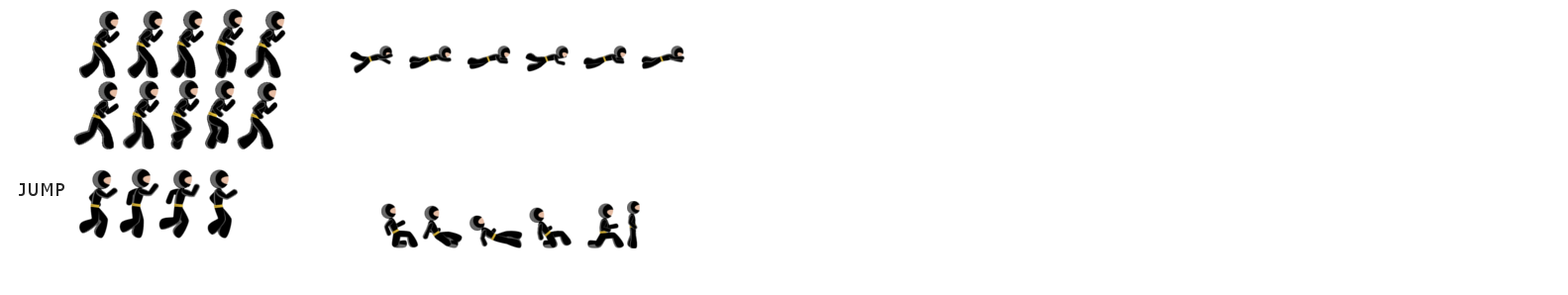
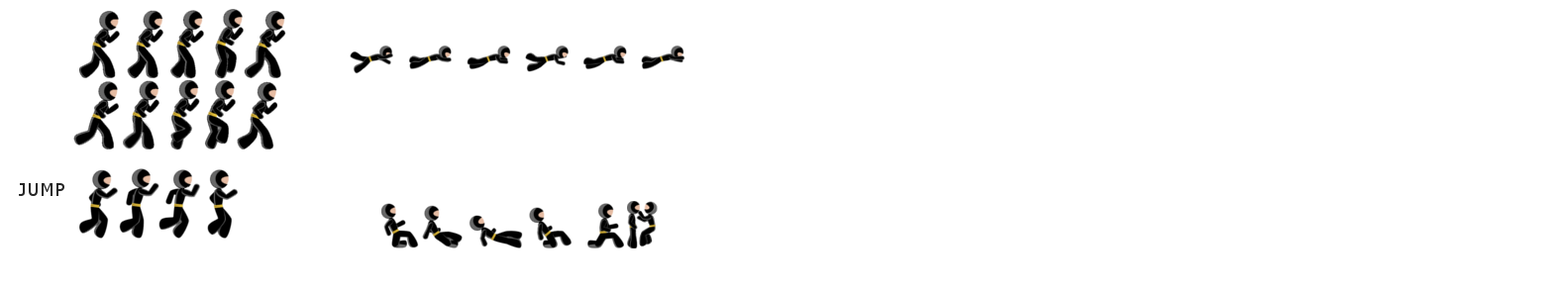
Two versions of the same layered image (1568px x 295px). Layer-by-layer changes:
added layer "cling" above "small swim copy" over left=635, top=201, right=658, bottom=248
